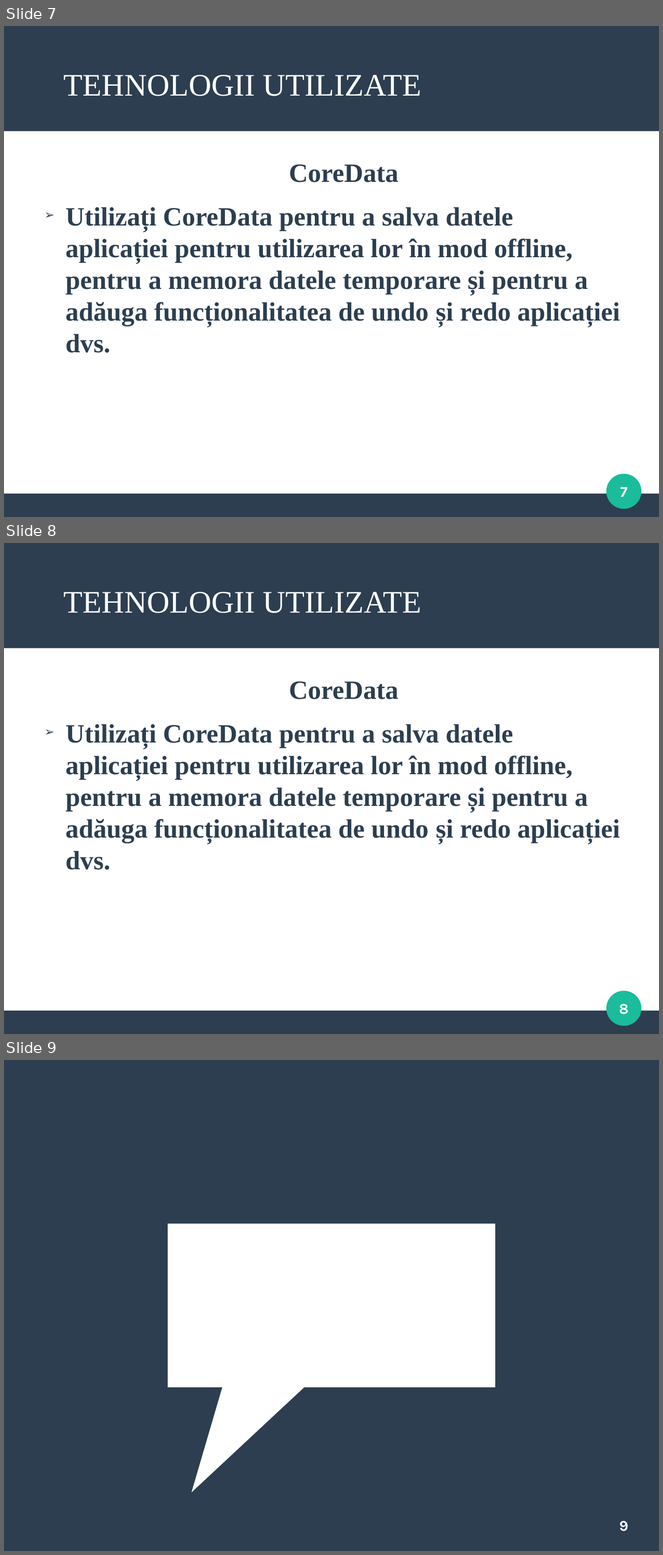
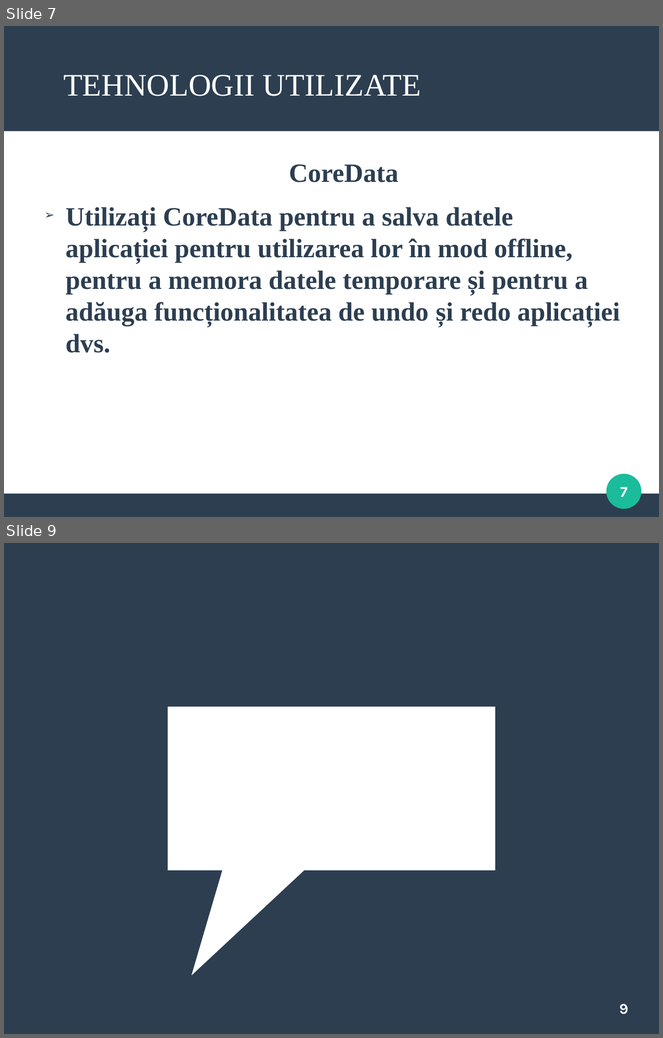
Before and after one commit to VicenteAlbert/ARSolarSystem, a slide deck: Licenta.odp. Shown one above the other, each under a label of ours: slides 7, 8 and 9 before the commit, slides 7 and 9 after it; the slides between them are not shown. The pictures are 663x1555 and 663x1038 pixels, drawn with LibreOffice and Linux fonts; fonts in the diff are those of the drawing. Boxes give left, top, right and bottom in pixels: in the first picture for what was removed or moved away, otherwise in the second. Text is boxed around its words. In the diff, an @@ line names an element or a change of style, - is before the commit and + after.

```diff
--- a/Licenta.odp
+++ b/Licenta.odp
@@ slide 8 removed at [4, 543, 659, 1034], background #FFFFFF; not listed: 3 template elements that a slide beside it also shows @@
@@ text removed at [63, 592, 422, 613] @@
-TEHNOLOGII UTILIZATE
@@ text removed at [65, 681, 620, 870] @@
-CoreData
-➢ Utilizați CoreData pentru a salva datele aplicației pentru utilizarea lor în mod offline, pentru a memora datele temporare și pentru a adăuga funcționalitatea de undo și redo aplicației dvs.
@@ page number removed at [619, 1004, 629, 1015] @@
-8
```
Also in this commit, not shown: 1 slide added.
